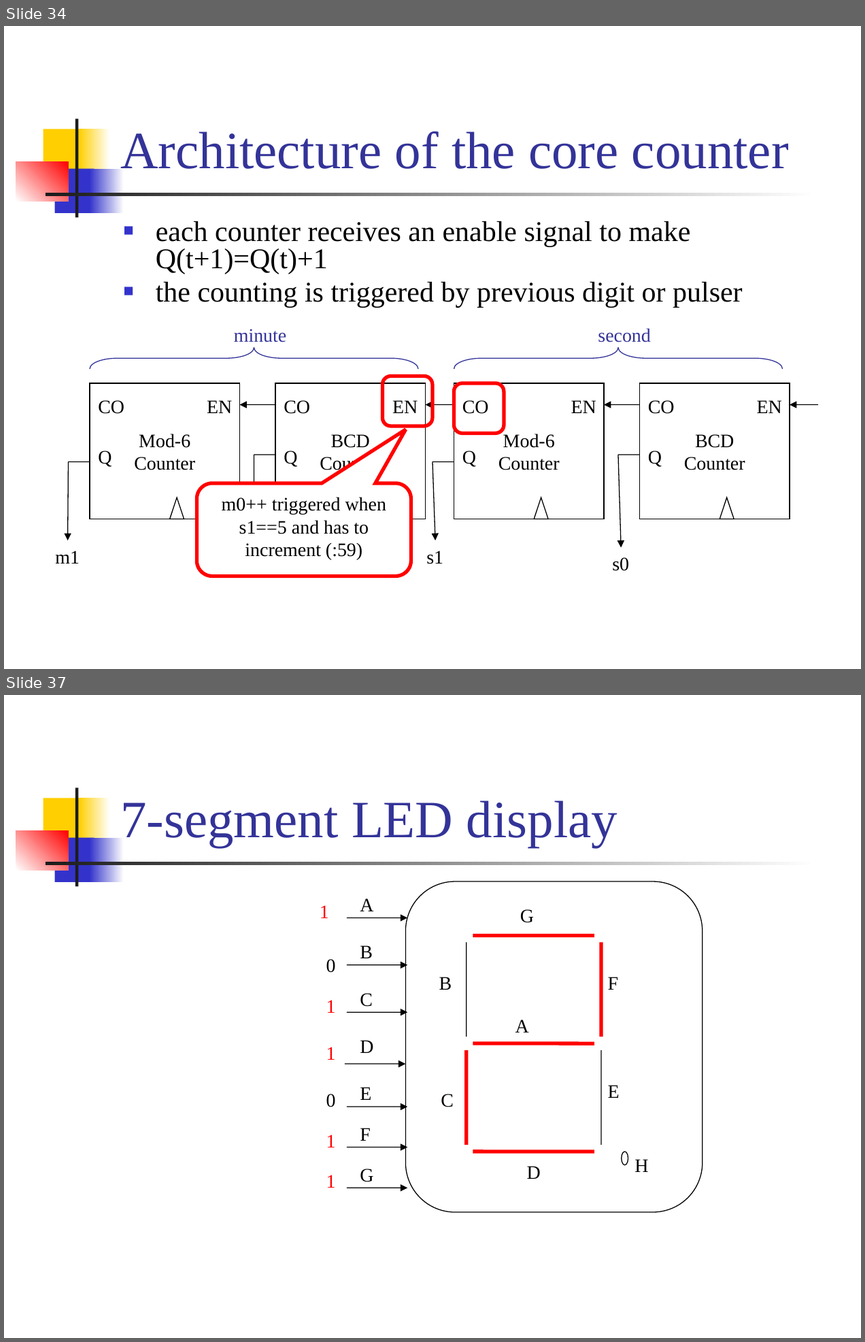
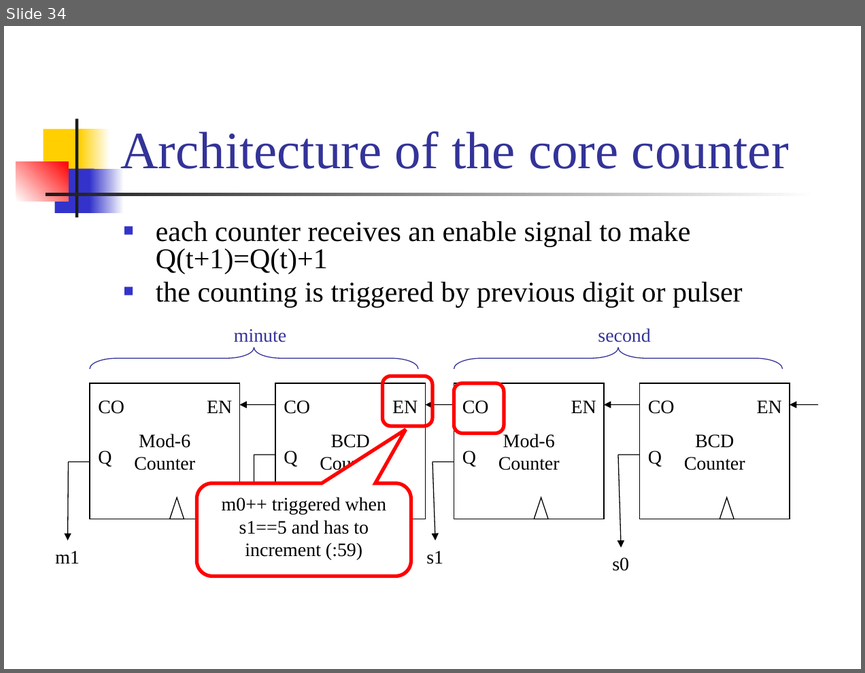
Before and after one commit to CGUSystemCourses/Comp_Org-2018, a slide deck: Lectures/lec05-digital_clock/lec05-digital_clock.pptx. Shown one above the other, each under a label of ours: slides 34 and 37 before the commit, slide 34 after it; the slides between them are not shown. The pictures are 865x1342 and 865x673 pixels, drawn with LibreOffice and Linux fonts; fonts in the diff are those of the drawing. Boxes give left, top, right and bottom in pixels: in the first picture for what was removed or moved away, otherwise in the second. Text is boxed around its words. In the diff, an @@ line names an element or a change of style, - is before the commit and + after.

```diff
--- a/Lectures/lec05-digital_clock/lec05-digital_clock.pptx
+++ b/Lectures/lec05-digital_clock/lec05-digital_clock.pptx
@@ slide 37 removed at [4, 695, 861, 1338], background #FFFFFF; not listed: 7 template elements that a slide beside it also shows @@
@@ title removed at [120, 800, 617, 847] @@
-7-segment LED display
@@ group removed at [320, 882, 702, 1212]: 22 texts, 7 lines, 7 arrows, 1 ellipse, 1 rounded rectangle @@
-A
-B
-C
-D
-E
-F
-G
-H
-A
-B
-C
-D
-E
-F
-G
-1
-1
-1
-1
-1
-0
-0
```
Also in this commit, not shown: 1 slide changed, 25 other slides removed.
